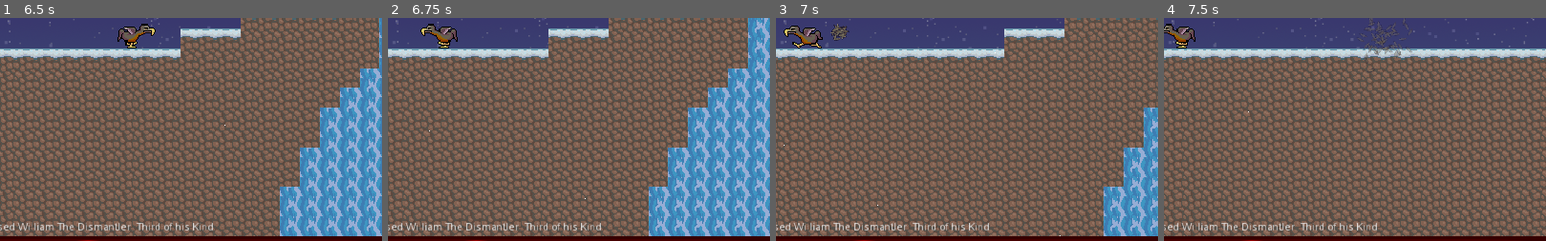
Above: before the commit, frames 1-4 (left to right).
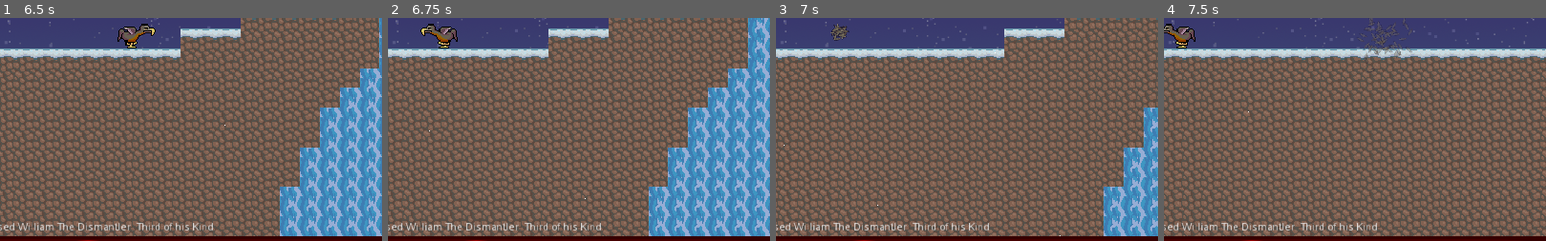
Above: after the commit, the same moments.

Repository: Struckdown/GDQ2021
Game: Godot game, scene res://MainMenu.tscn
Same seed, same stepped clock (60 frames per second), same inputs: the game is played once before the commit and once after it. The engine's default icon, where the game draws it, is replaced by a stand-in: a white triangle on a blue panel in a dark square. Sound files missing from this copy of the repository are replaced by a short silence.
Inputs:
- Up to frame 1 (6.5 s): click "Play" at 0.5 s; hold D (right) 1.28-2.78 s; tap Shift (dash) every 0.75 s from 1.35 to 5.85 s; tap Space (jump) at 1.52, 2.27, 3.77, 4.52, 5.27 s; hold A (left) 2.78-3.53 s; hold D (right) 3.53-5.03 s; hold A (left) 5.03-5.78 s; hold D (right) from 5.78 s (still down)
- Up to frame 2 (6.75 s): release D (right) at 6.53 s; hold A (left) from 6.53 s (still down); tap Shift (dash) at 6.6 s
- Up to frame 3 (7 s): keep holding A (left); tap Space (jump) at 6.77 s
- Up to frame 4 (7.5 s): keep holding A (left); tap Shift (dash) at 7.35 s
The pictures show only the part of the screen within x 39-89%, y 47-97%; the shares and areas given below are measured in that part.

Frames 1-2 are identical in both runs. In frame 3, 0.6% of the frame differs, in the area x 2-13%, y 3-14%; in frame 4, nothing differs.

Commit message:
Added invulnerability frames for dodo and boss

Diff:
--- a/Dodo/Dodo.gd
+++ b/Dodo/Dodo.gd
@@ -21,6 +21,7 @@
 export(NodePath) onready var healthRef = get_node(healthRef)
 signal died
 var playerHasControl = true
+var invulnerable = false
 
 # Called when the node enters the scene tree for the first time.
 func _ready():
@@ -92,6 +93,10 @@
 		velocity[1] = -jumpStrength
 
 func takeDamage():
+	if invulnerable:
+		return
+	$InvulnerabilityPlayer.play("Invulnerable")
+	invulnerable = true
 	health -= 1
 	$HitParticleEffect.emitting = true
 	if healthRef:
@@ -99,3 +104,8 @@
 	if health <= 0:
 		playerHasControl = false
 		emit_signal("died")
+
+
+
+func _on_InvulnerabilityPlayer_animation_finished(_anim_name):
+	invulnerable = false
--- a/Dodo/Dodo.tscn
+++ b/Dodo/Dodo.tscn
@@ -122,6 +122,21 @@
 scale = 0.6
 color_ramp = SubResource( 5 )
 
+[sub_resource type="Animation" id=7]
+resource_name = "Invulnerable"
+tracks/0/type = "value"
+tracks/0/path = NodePath("Sprite:visible")
+tracks/0/interp = 1
+tracks/0/loop_wrap = true
+tracks/0/imported = false
+tracks/0/enabled = true
+tracks/0/keys = {
+"times": PoolRealArray( 0, 0.1, 0.2, 0.3, 0.4, 0.5, 0.6, 0.7, 0.8, 0.9, 1 ),
+"transitions": PoolRealArray( 1, 1, 1, 1, 1, 1, 1, 1, 1, 1, 1 ),
+"update": 1,
+"values": [ true, false, true, false, true, false, true, false, true, false, true ]
+}
+
 [node name="Dodo" type="KinematicBody2D" groups=[
 "Player",
 "canBeHitByMissiles",
@@ -152,3 +167,8 @@
 local_coords = false
 process_material = SubResource( 6 )
 texture = ExtResource( 5 )
+
+[node name="InvulnerabilityPlayer" type="AnimationPlayer" parent="."]
+anims/Invulnerable = SubResource( 7 )
+
+[connection signal="animation_finished" from="InvulnerabilityPlayer" to="." method="_on_InvulnerabilityPlayer_animation_finished"]
--- a/Mechs/KillerDutchMech.gd
+++ b/Mechs/KillerDutchMech.gd
@@ -7,6 +7,9 @@
 export(NodePath) onready var bossHPRef = get_node(bossHPRef)
 var dodo
 export(Array, NodePath) var missileLaunchers
+var invulnerable = false
+
+var bossAggressionMultiplier = 1
 
 # Called when the node enters the scene tree for the first time.
 func _ready():
@@ -25,14 +28,20 @@
 func fireMissile():
 	var m = missile.instance()
 	get_viewport().add_child(m)
+	m.speed *= bossAggressionMultiplier
 	var l = getClosestLauncherToDodo()
 	m.global_position = l.global_position
 	m.global_rotation = l.global_rotation
 
 func takeDamage():
+	if invulnerable:
+		return
+	$InvulnerableAnimationPlayer.play("invulnerable")
+	invulnerable = true
 	health -= 1
 	if bossHPRef:
 		bossHPRef.setHealth(float(health)/float(maxHealth))
+	bossAggressionMultiplier += .5
 	print("Mech has taken damage!")
 
 func getClosestLauncherToDodo():
@@ -49,3 +58,7 @@
 				closestDist = dist
 				closest = child
 	return closest
+
+
+func _on_InvulnerableAnimationPlayer_animation_finished(anim_name):
+	invulnerable = false
--- a/Mechs/KillerDutchMech.tscn
+++ b/Mechs/KillerDutchMech.tscn
@@ -1,10 +1,25 @@
-[gd_scene load_steps=4 format=2]
+[gd_scene load_steps=5 format=2]
 
 [ext_resource path="res://icon.png" type="Texture" id=1]
 [ext_resource path="res://Mechs/KillerDutchMech.gd" type="Script" id=2]
 
 [sub_resource type="RectangleShape2D" id=1]
 extents = Vector2( 32.124, 31.8441 )
+
+[sub_resource type="Animation" id=2]
+resource_name = "invulnerable"
+tracks/0/type = "value"
+tracks/0/path = NodePath(".:visible")
+tracks/0/interp = 1
+tracks/0/loop_wrap = true
+tracks/0/imported = false
+tracks/0/enabled = true
+tracks/0/keys = {
+"times": PoolRealArray( 0, 0.1, 0.2, 0.3, 0.4, 0.5, 0.6, 0.7, 0.8, 0.9, 1 ),
+"transitions": PoolRealArray( 1, 1, 1, 1, 1, 1, 1, 1, 1, 1, 1 ),
+"update": 1,
+"values": [ true, false, true, false, true, false, true, false, true, false, true ]
+}
 
 [node name="KillerDutchMech" type="Node2D"]
 script = ExtResource( 2 )
@@ -83,4 +98,8 @@
 wait_time = 5.0
 autostart = true
 
+[node name="InvulnerableAnimationPlayer" type="AnimationPlayer" parent="."]
+anims/invulnerable = SubResource( 2 )
+
 [connection signal="timeout" from="MissileLauncherTimer" to="." method="_on_MissileLauncherTimer_timeout"]
+[connection signal="animation_finished" from="InvulnerableAnimationPlayer" to="." method="_on_InvulnerableAnimationPlayer_animation_finished"]
Not shown: 1 places in Dodo/Dodo.tscn that only renumber resources
